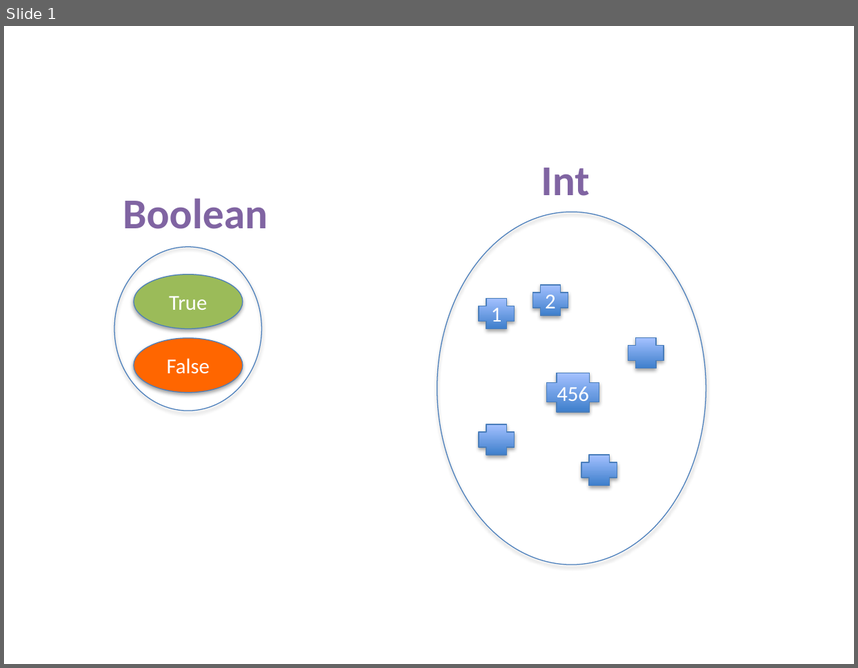
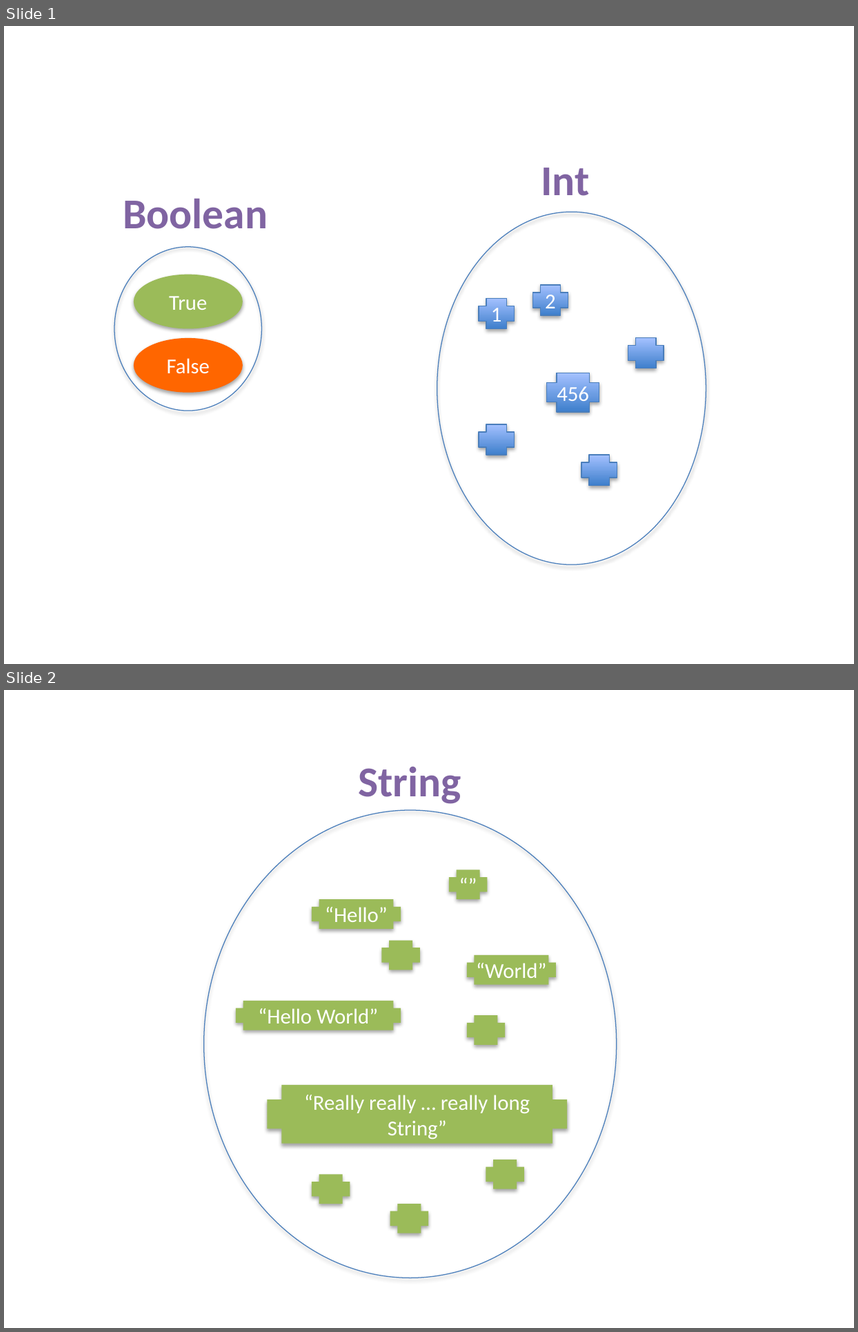
Before and after one commit to fp-tower/foundations, a slide deck: Diagrams.pptx. Shown one above the other, each under a label of ours: slide 1 before the commit, slides 1 and 2 after it. The pictures are 858x668 and 858x1332 pixels, drawn with LibreOffice and Linux fonts; fonts in the diff are those of the drawing. Boxes give left, top, right and bottom in pixels: in the first picture for what was removed or moved away, otherwise in the second. Text is boxed around its words. In the diff, an @@ line names an element or a change of style, - is before the commit and + after.

```diff
--- a/Diagrams.pptx
+++ b/Diagrams.pptx
@@ slide 2 added at [4,690,854,1328], background #FFFFFF @@
@@ text added at [359,767,462,804], 36 pt, text #8064A2, bold @@
+String
@@ ellipse added at [204,810,616,1277], outline #4B7EBC 0.75 pt @@
@@ plus added at [448,869,487,899], fill #9BBB59, 18 pt, text #FFFFFF @@
+“”
@@ plus added at [312,899,401,929], fill #9BBB59, 18 pt, text #FFFFFF @@
+“Hello”
@@ plus added at [381,940,419,969], fill #9BBB59 @@
@@ plus added at [466,955,556,985], fill #9BBB59, 18 pt, text #FFFFFF @@
+“World”
@@ plus added at [236,1000,401,1030], fill #9BBB59, 18 pt, text #FFFFFF @@
+“Hello World”
@@ plus added at [466,1016,505,1045], fill #9BBB59 @@
@@ plus added at [268,1085,568,1143], fill #9BBB59, 18 pt, text #FFFFFF @@
+“Really really … really long String”
@@ plus added at [486,1159,524,1189], fill #9BBB59 @@
@@ plus added at [312,1174,350,1203], fill #9BBB59 @@
@@ plus added at [390,1203,428,1233], fill #9BBB59 @@
@@ slide 1 changed as well @@
@@ ellipse "True" at [134,274,243,329]: outline #4B7EBC 0.75 pt to none @@
@@ ellipse "False" at [134,338,243,392]: outline #4B7EBC 0.75 pt to none @@
```
Also in this commit, not shown: 3 other slides changed, 8 other slides added, 13 other files.
